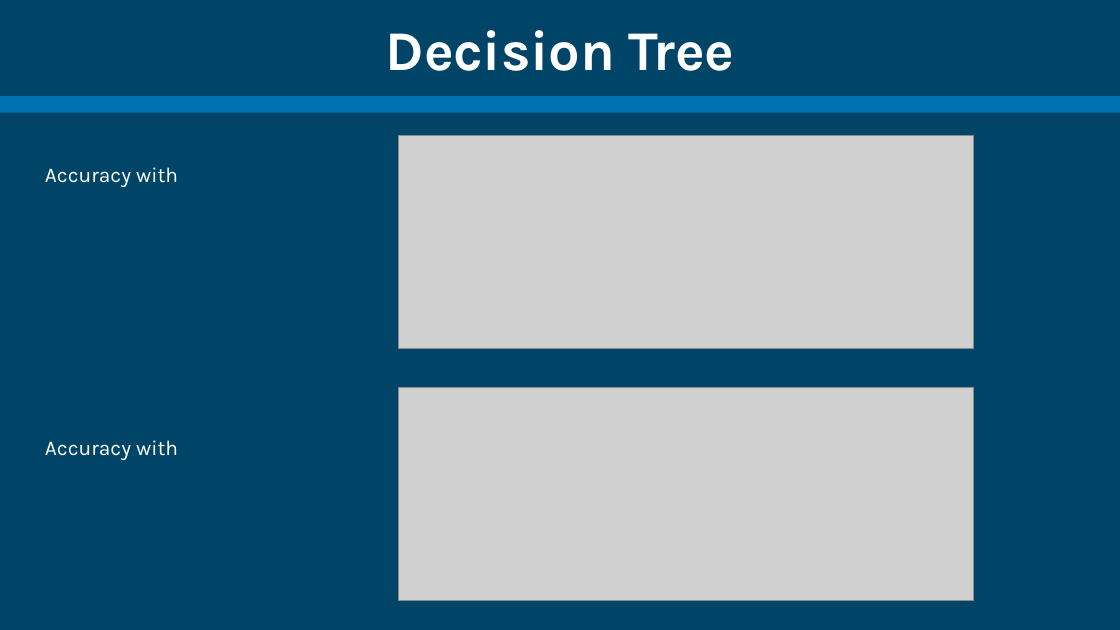
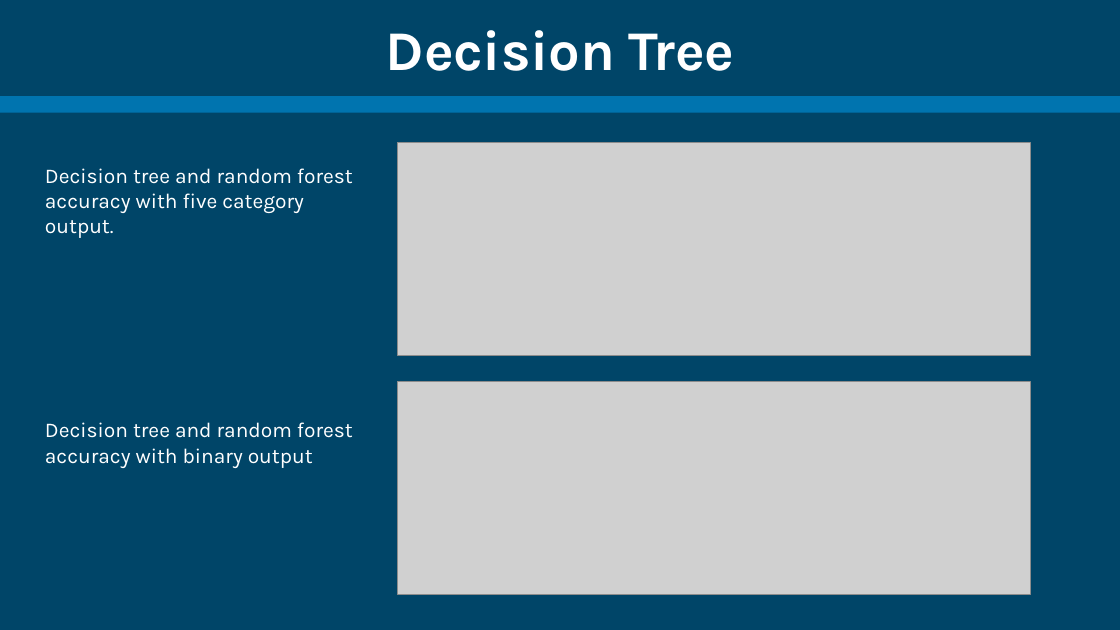
Before and after one commit to SamKraus/project3, a slide deck: slide 7 of Project3PP.pptx (slide 2 before the commit). Drawn at 1120x630 pixels with LibreOffice and Linux fonts; fonts in the diff are those of the drawing; grey boxes stand for pictures. Boxes give left, top, right and bottom in pixels: in the first picture for what was removed or moved away, otherwise in the second. Text is boxed around its words. In the diff, an @@ line names an element or a change of style, - is before the commit and + after.

Commit message:
Final Push

```diff
--- a/Project3PP.pptx
+++ b/Project3PP.pptx
@@ picture: place and size @@
-picture at box(398, 136, 974, 350)
+picture at box(397, 142, 1030, 355)
@@ text at box(45, 168, 353, 238): text changed @@
-Accuracy with
+Decision tree and random forest accuracy with five category output.
@@ picture: place and size @@
-picture at box(398, 388, 974, 602)
+picture at box(397, 381, 1030, 595)
@@ text at box(45, 422, 353, 468): text changed @@
-Accuracy with
+Decision tree and random forest accuracy with binary output
```
Also in this commit, not shown: 10 slides added, 10 slides removed.
